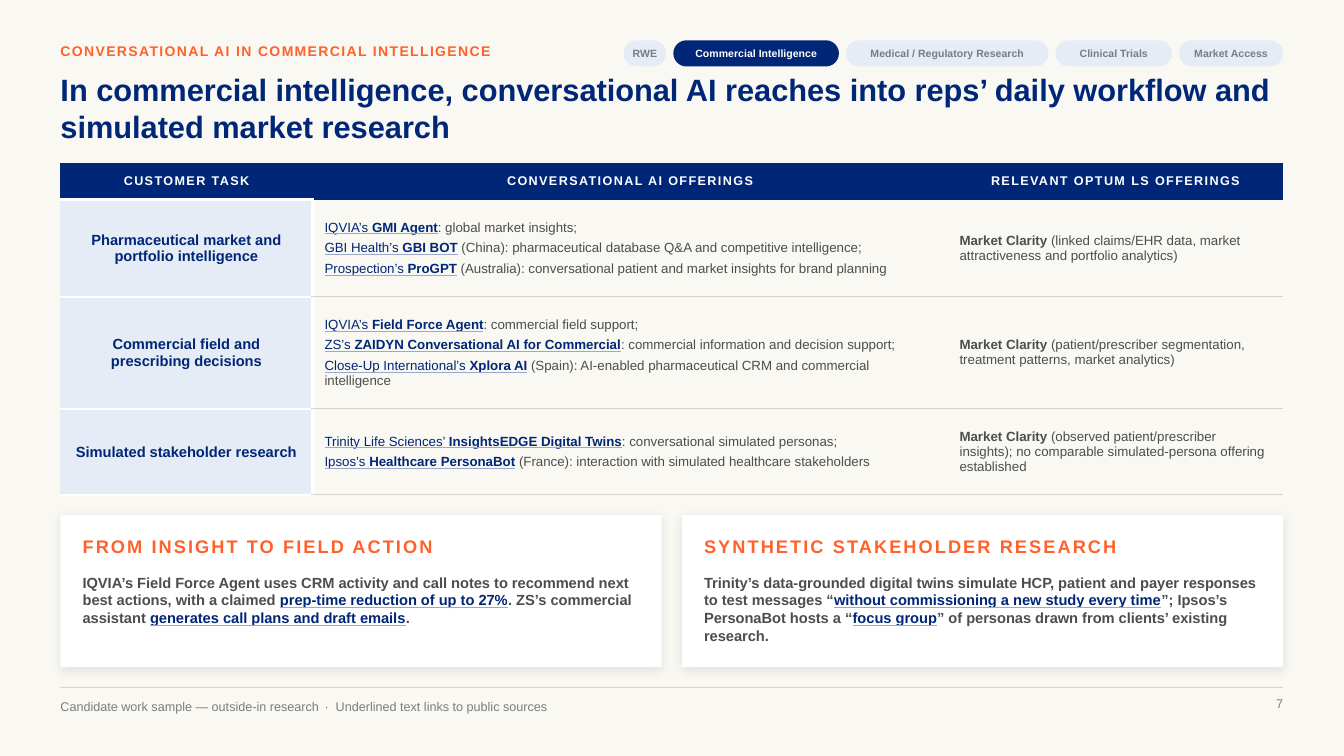
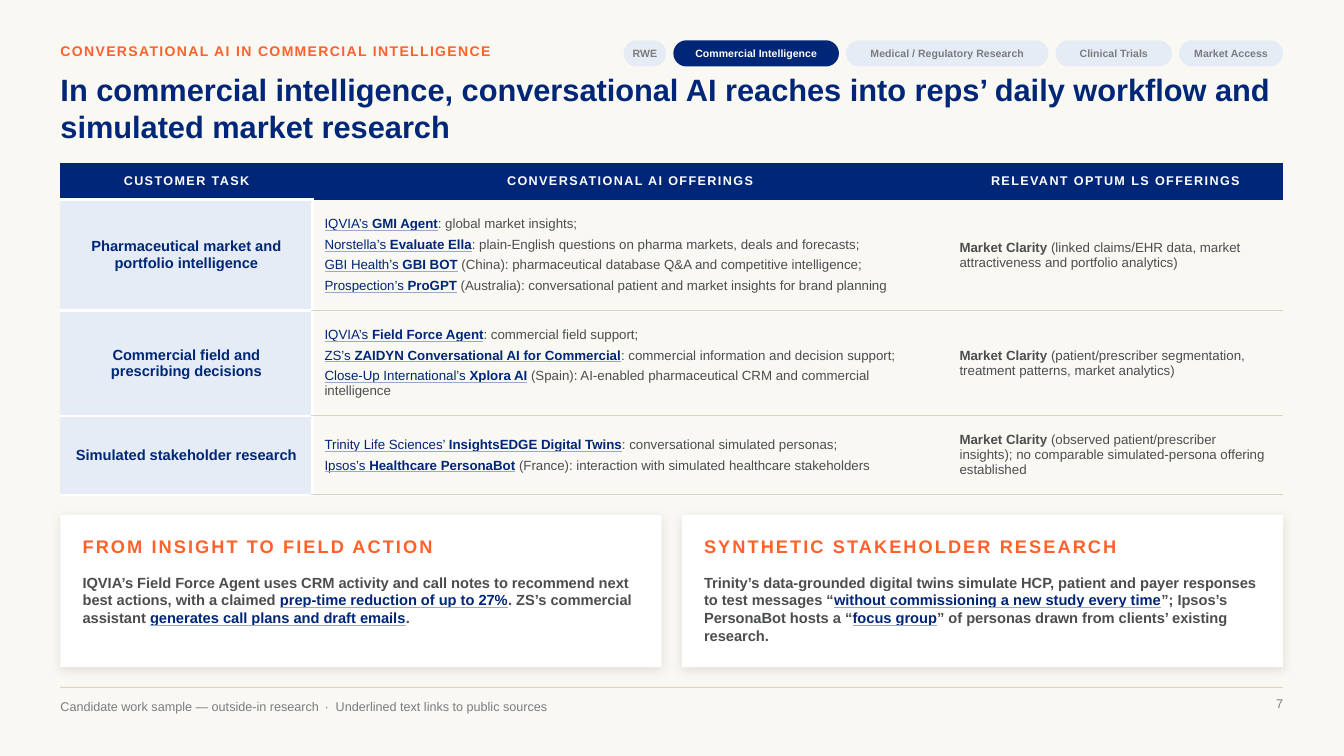
Before and after one commit to marinojt/test, a slide deck: slide 7 of deck/Optum-LS-Conversational-AI-10.16.pptx. Drawn at 1344x756 pixels with LibreOffice and Linux fonts; fonts in the diff are those of the drawing. Boxes give left, top, right and bottom in pixels: in the first picture for what was removed or moved away, otherwise in the second. Text is boxed around its words. In the diff, an @@ line names an element or a change of style, - is before the commit and + after.

```diff
--- a/deck/Optum-LS-Conversational-AI-10.16.pptx
+++ b/deck/Optum-LS-Conversational-AI-10.16.pptx
@@ table at [60, 163, 1284, 495] @@
-row 2, column 2: IQVIA’s GMI Agent: global market insights; / GBI Health’s GBI BOT (China): pharmaceutical database Q&A and competitive intelligence; / Prospection’s ProGPT (Australia): conversational patient and market insights for brand planning
+row 2, column 2: IQVIA’s GMI Agent: global market insights; / Norstella’s Evaluate Ella: plain-English questions on pharma markets, deals and forecasts; / GBI Health’s GBI BOT (China): pharmaceutical database Q&A and competitive intelligence; / Prospection’s ProGPT (Australia): conversational patient and market insights for brand planning
```
Also in this commit, not shown: 4 other slides changed, 6 other files.
